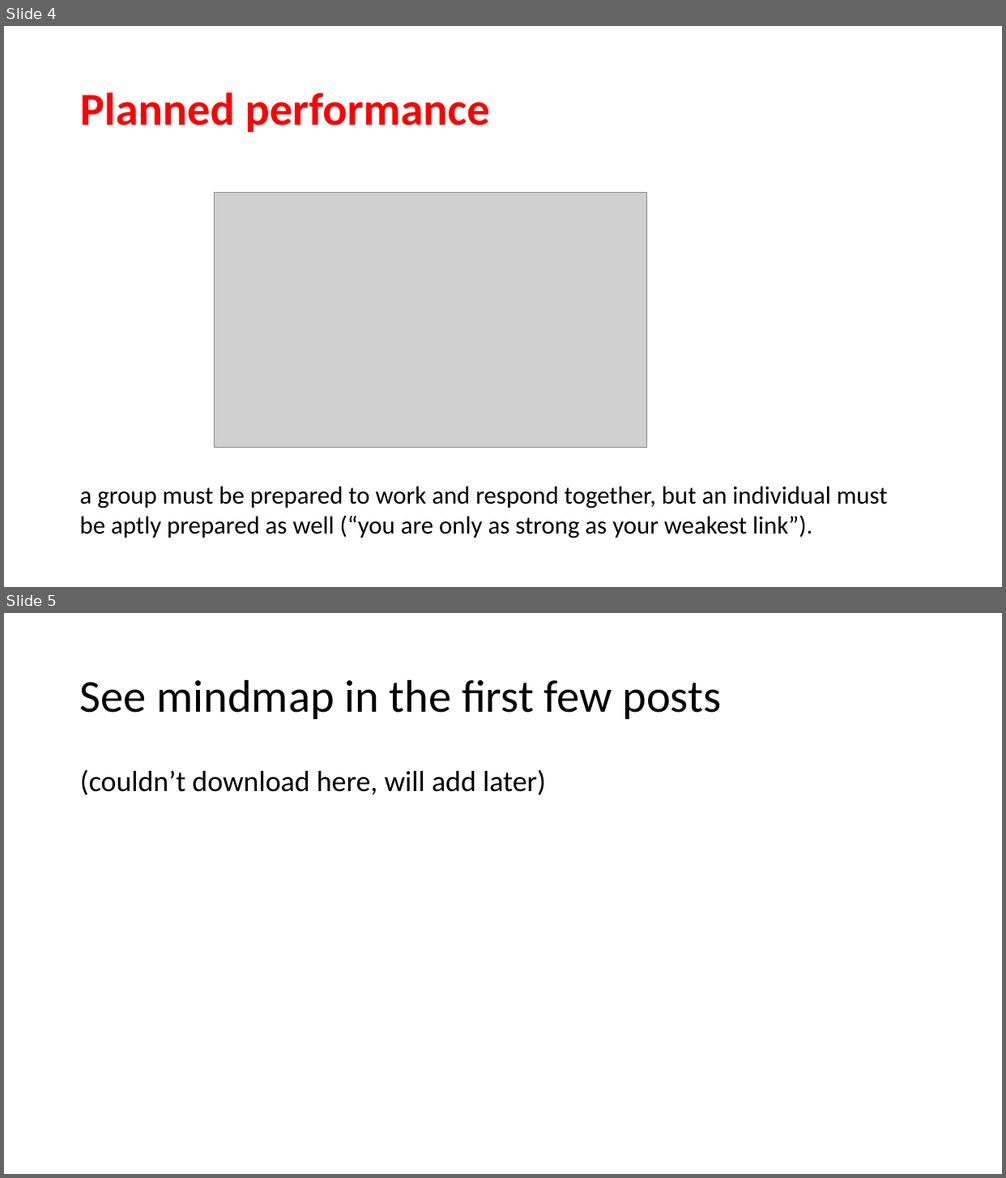
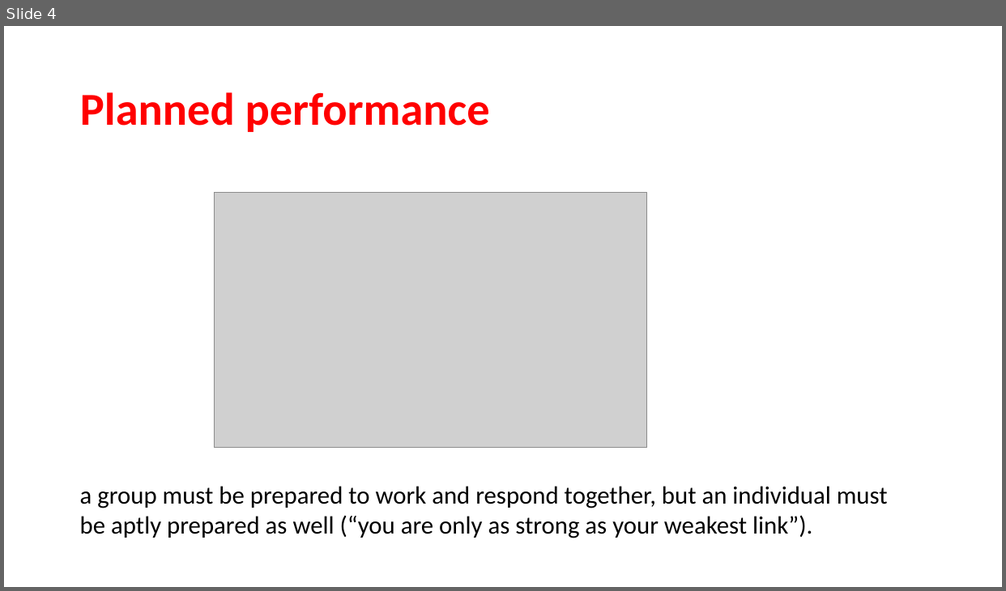
Before and after one commit to maryi/cscwuvic, a slide deck: slides/Week 4/Evaluation Blog Post comments.pptx. Shown one above the other, each under a label of ours: slides 4 and 5 before the commit, slide 4 after it. The pictures are 1006x1178 and 1006x591 pixels, drawn with LibreOffice and Linux fonts; fonts in the diff are those of the drawing; grey boxes stand for pictures. Boxes give left, top, right and bottom in pixels: in the first picture for what was removed or moved away, otherwise in the second. Text is boxed around its words. In the diff, an @@ line names an element or a change of style, - is before the commit and + after.

```diff
--- a/slides/Week 4/Evaluation Blog Post comments.pptx
+++ b/slides/Week 4/Evaluation Blog Post comments.pptx
@@ slide 5 removed at box(4, 613, 1002, 1174), background #FFFFFF @@
@@ title removed at box(80, 679, 722, 719) @@
-See mindmap in the first few posts
@@ text removed at box(80, 770, 546, 795) @@
-(couldn’t download here, will add later)
```
Also in this commit, not shown: 1 slide added, 3 other files.
